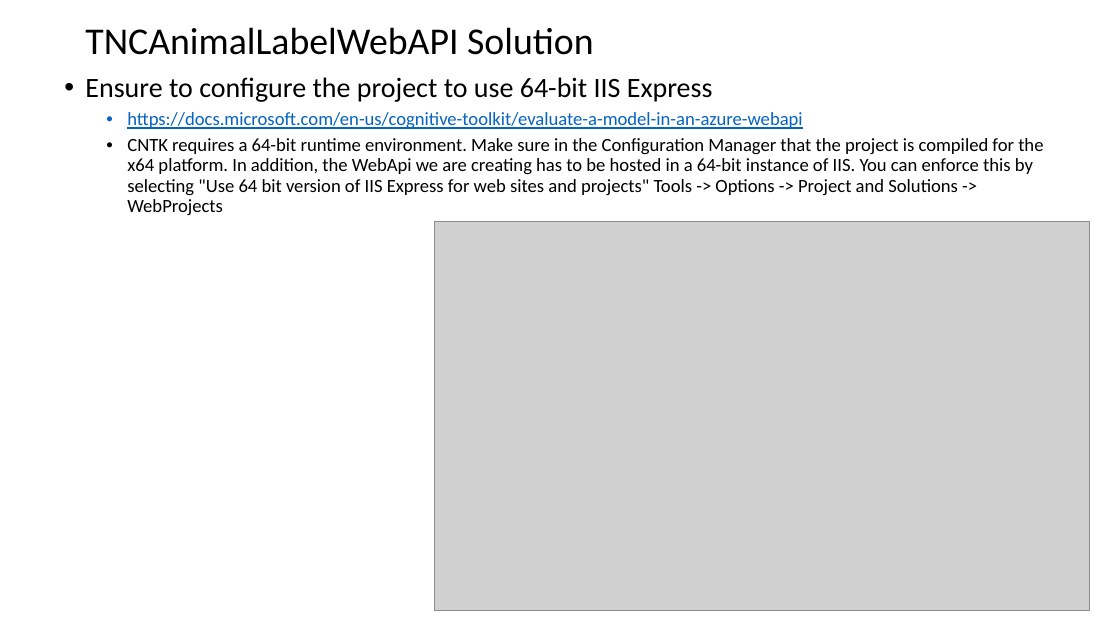
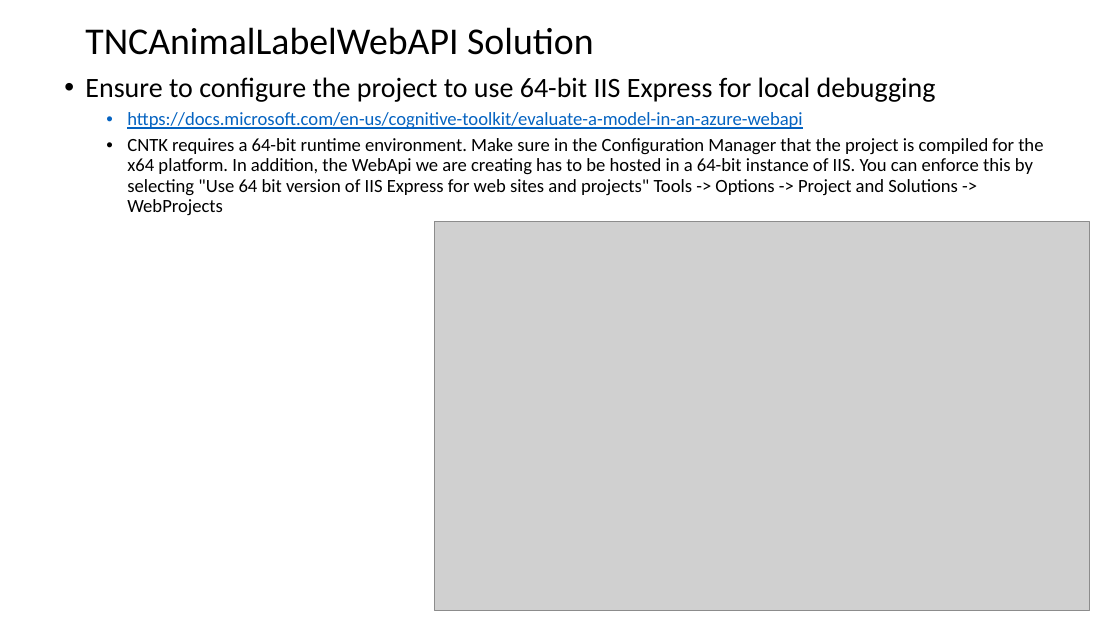
Before and after one commit to tncchina/AnimalLabel, a slide deck: slide 10 of Document/CNTK_Project_Status_20180708.pptx. Drawn at 1120x630 pixels with LibreOffice and Linux fonts; fonts in the diff are those of the drawing; grey boxes stand for pictures. Boxes give left, top, right and bottom in pixels: in the first picture for what was removed or moved away, otherwise in the second. Text is boxed around its words. In the diff, an @@ line names an element or a change of style, - is before the commit and + after.

```diff
--- a/Document/CNTK_Project_Status_20180708.pptx
+++ b/Document/CNTK_Project_Status_20180708.pptx
@@ text at (85, 77, 936, 102): text changed @@
-• Ensure to configure the project to use 64-bit IIS Express
+• Ensure to configure the project to use 64-bit IIS Express for local debugging
```
Also in this commit, not shown: 1 slide removed, 5 other files.
